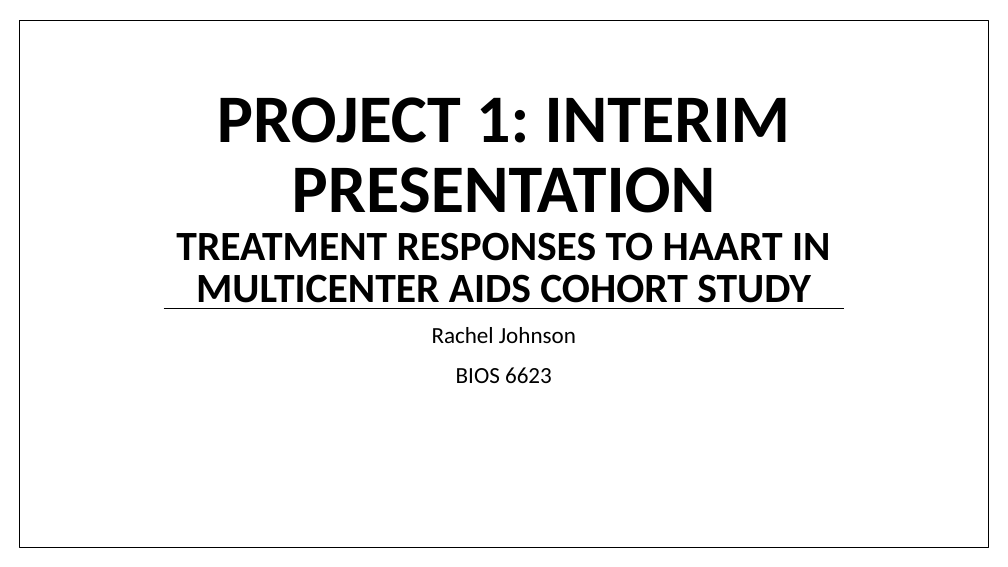
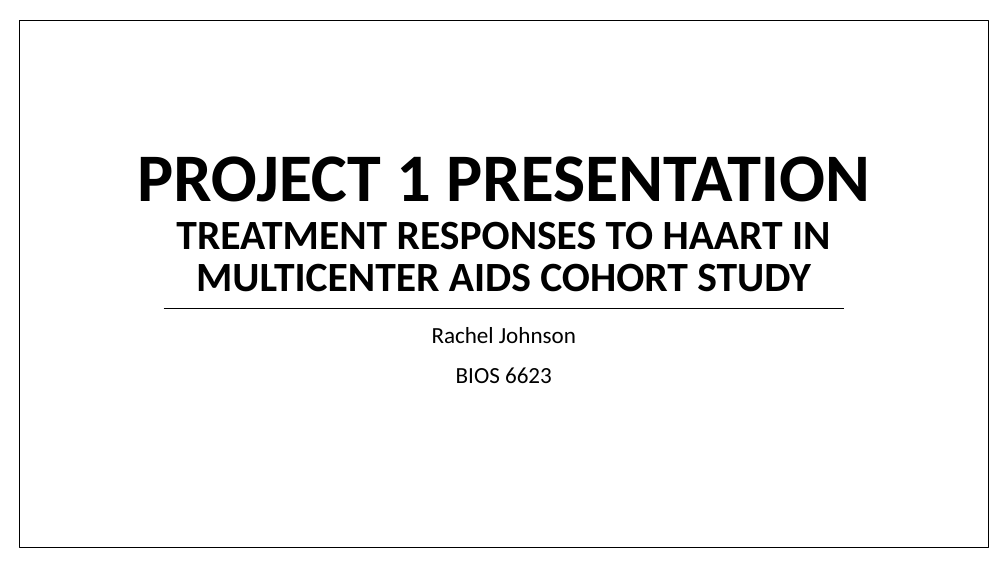
Before and after one commit to johnsra3/bios6623-johnsra3, a slide deck: slide 1 of Project1/Reports/Project 1 Final Presentation.pptx. Drawn at 1008x567 pixels with LibreOffice and Linux fonts; fonts in the diff are those of the drawing. Boxes give left, top, right and bottom in pixels: in the first picture for what was removed or moved away, otherwise in the second. Text is boxed around its words. In the diff, an @@ line names an element or a change of style, - is before the commit and + after.

```diff
--- a/Project1/Reports/Project 1 Final Presentation.pptx
+++ b/Project1/Reports/Project 1 Final Presentation.pptx
@@ title at <box>137,156,870,292</box>: text changed @@
-PROJECT 1: INTERIM PRESENTATION
-TREATMENT RESPONSES TO HAART IN MULTICENTER AIDS COHORT STUDY
+PROJECT 1 PRESENTATION
+TREATMENT RESPONSES TO HAART IN MULTICENTER AIDS COHORT STUDY
```
Also in this commit, not shown: 5 other slides changed, 1 other file.
